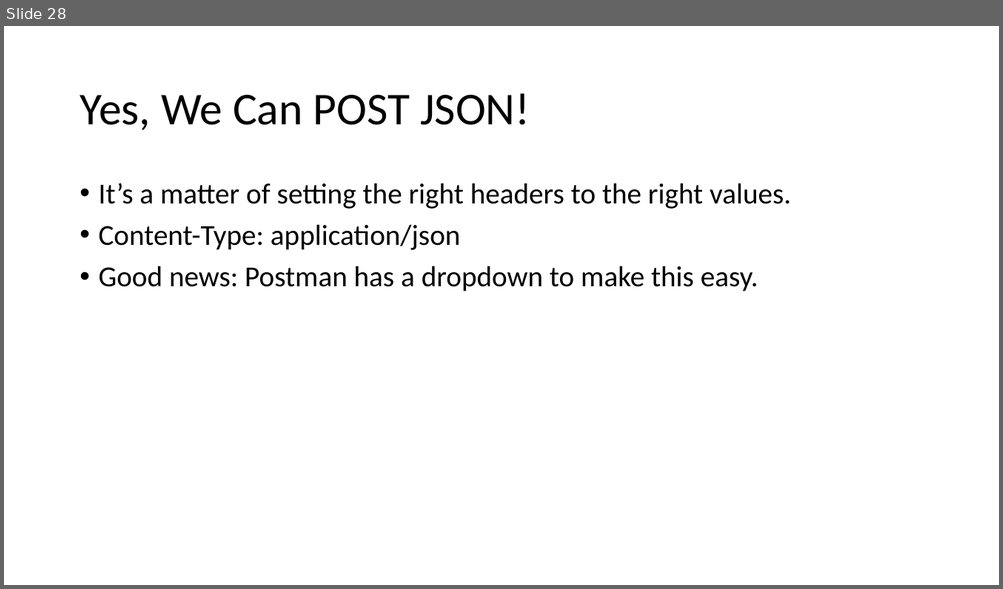
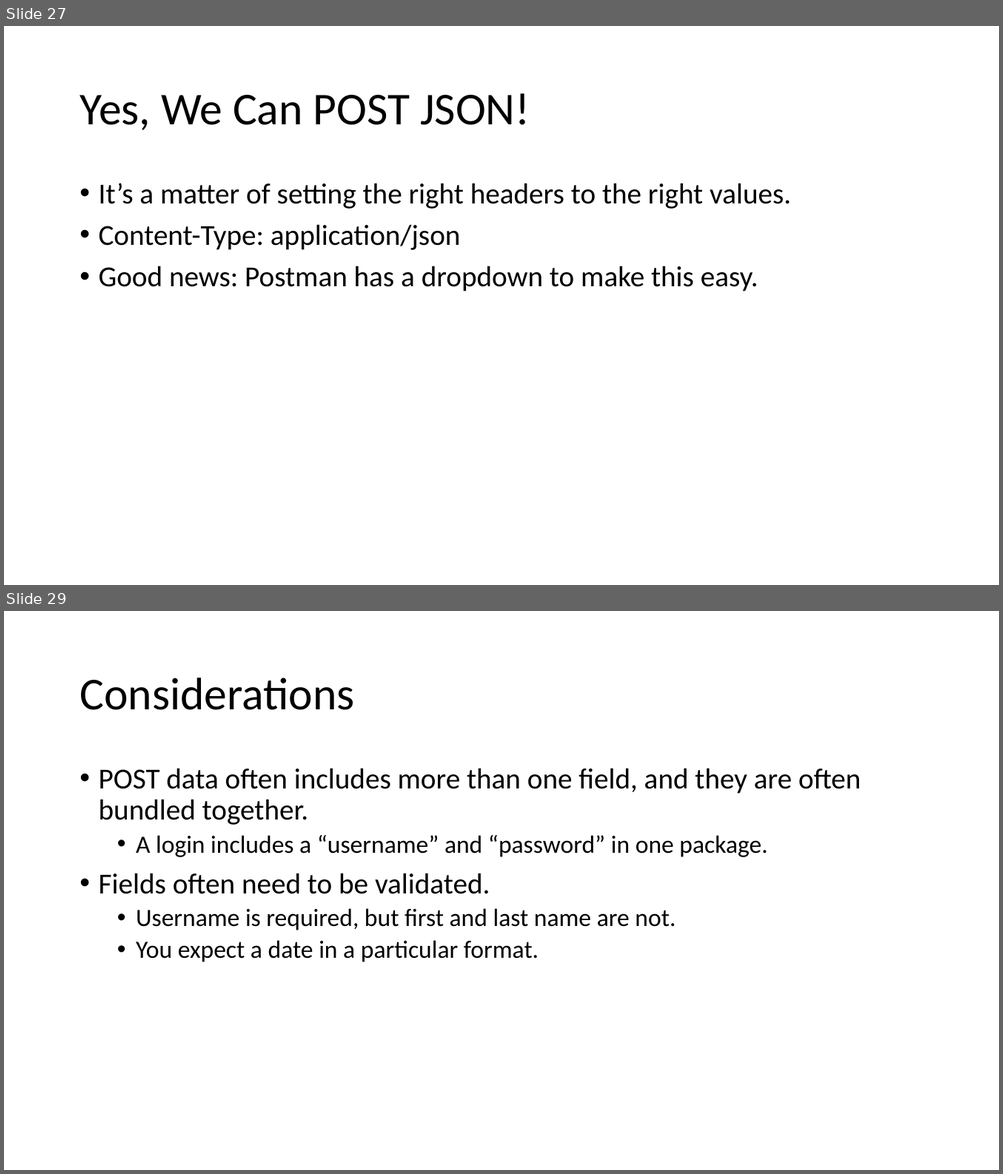
Before and after one commit to ryl/cybr406-2020, a slide deck: files/spring-boot-basics.pptx. Shown one above the other, each under a label of ours: slide 28 before the commit, slides 27 and 29 after it; the slides between them are not shown. The pictures are 1003x589 and 1003x1174 pixels, drawn with LibreOffice and Linux fonts; fonts in the diff are those of the drawing. Boxes give left, top, right and bottom in pixels: in the first picture for what was removed or moved away, otherwise in the second. Text is boxed around its words. In the diff, an @@ line names an element or a change of style, - is before the commit and + after.

```diff
--- a/files/spring-boot-basics.pptx
+++ b/files/spring-boot-basics.pptx
@@ slide 29 added at (4,611,999,1170), background #FFFFFF @@
@@ title added at (79,678,354,710), 44 pt, text #000000 @@
+Considerations
@@ text added at (99,768,860,963), 24 pt, text #000000 @@
+• POST data often includes more than one field, and they are often bundled together.
+  • A login includes a “username” and “password” in one package.
+• Fields often need to be validated.
+  • Username is required, but first and last name are not.
+  • You expect a date in a particular format.
@@ what was slide 28 is now slide 27 @@
```
Also in this commit, not shown: 1 slide changed, 8 other slides added.
